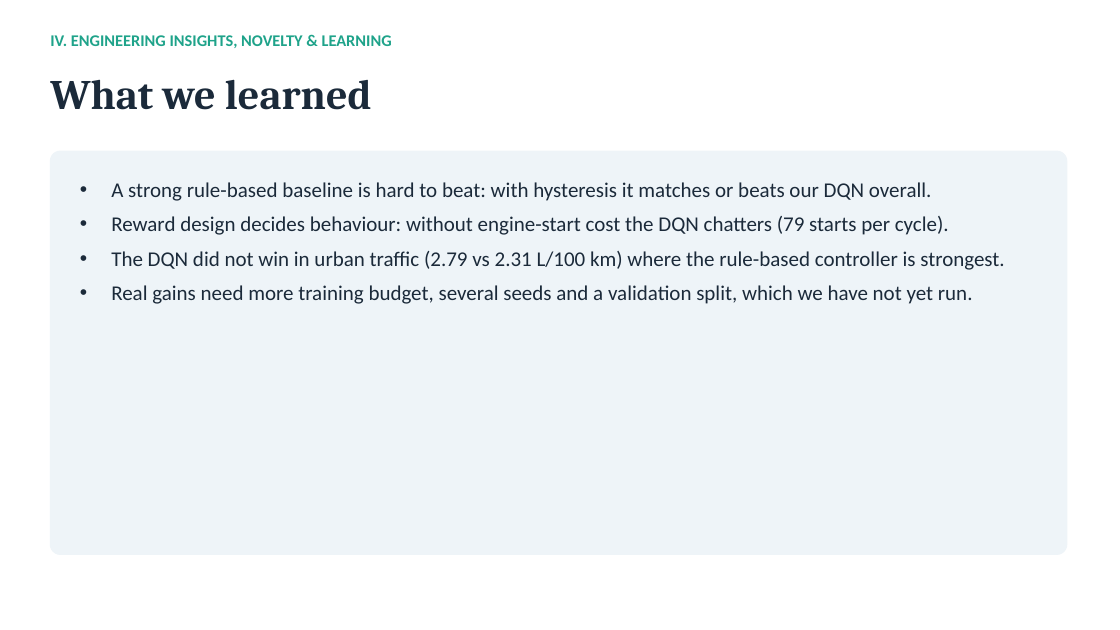
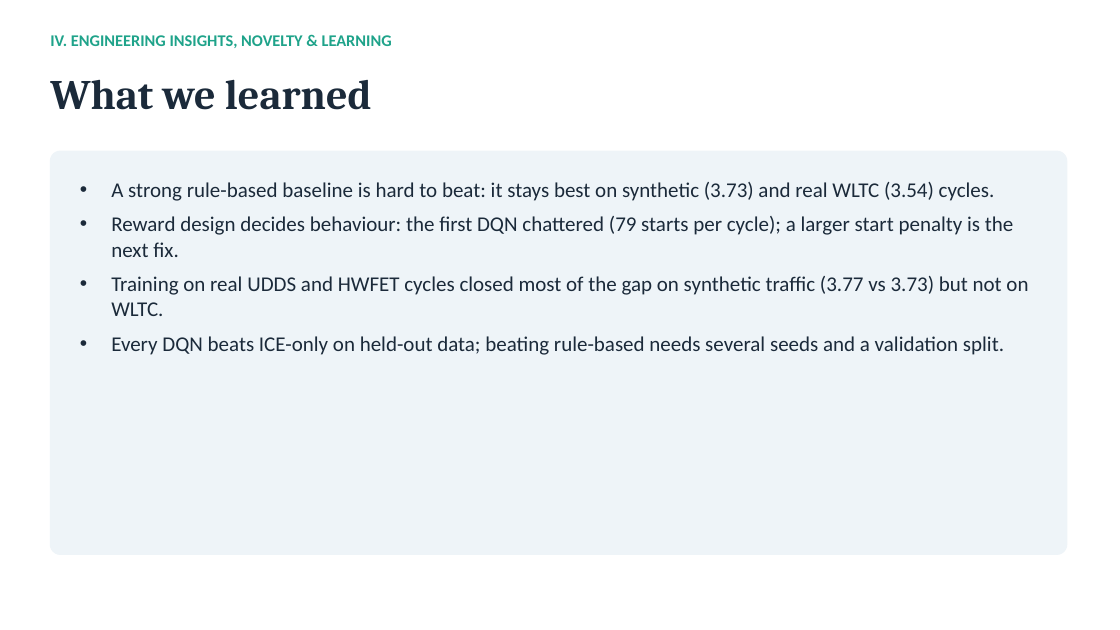
Before and after one commit to Uchihakamal1816/hev-torque-split-drl, a slide deck: slide 10 of HEV_Torque_Split_RL.pptx. Drawn at 1120x630 pixels with LibreOffice and Linux fonts; fonts in the diff are those of the drawing. Boxes give left, top, right and bottom in pixels: in the first picture for what was removed or moved away, otherwise in the second. Text is boxed around its words. In the diff, an @@ line names an element or a change of style, - is before the commit and + after.

```diff
--- a/HEV_Torque_Split_RL.pptx
+++ b/HEV_Torque_Split_RL.pptx
@@ text at (111,182,1028,355): text changed @@
-• A strong rule-based baseline is hard to beat: with hysteresis it matches or beats our DQN overall.
-• Reward design decides behaviour: without engine-start cost the DQN chatters (79 starts per cycle).
-• The DQN did not win in urban traffic (2.79 vs 2.31 L/100 km) where the rule-based controller is strongest.
-• Real gains need more training budget, several seeds and a validation split, which we have not yet run.
+• A strong rule-based baseline is hard to beat: it stays best on synthetic (3.73) and real WLTC (3.54) cycles.
+• Reward design decides behaviour: the first DQN chattered (79 starts per cycle); a larger start penalty is the next fix.
+• Training on real UDDS and HWFET cycles closed most of the gap on synthetic traffic (3.77 vs 3.73) but not on WLTC.
+• Every DQN beats ICE-only on held-out data; beating rule-based needs several seeds and a validation split.
```
Also in this commit, not shown: 4 other slides changed, 28 other files.
